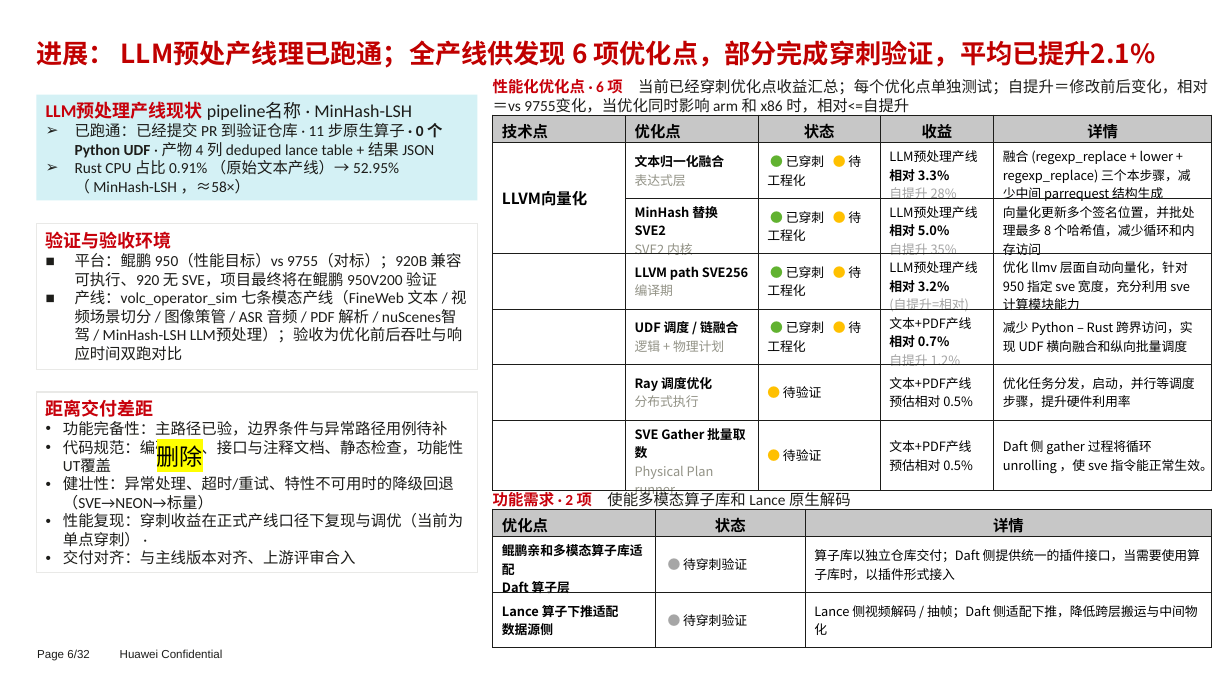
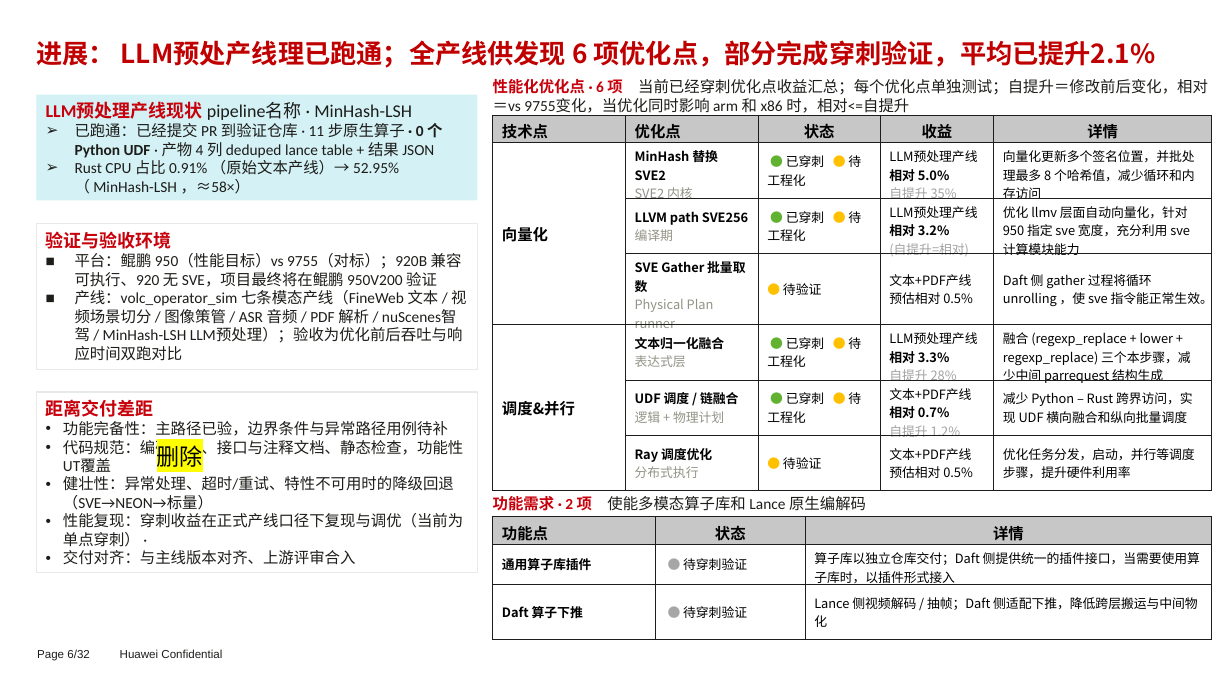
Before and after one commit to sui-zhiyuan/mindvault, a slide deck: slide 6 of slides/for_update_0928_u1.pptx. Drawn at 1232x693 pixels with LibreOffice and Linux fonts; fonts in the diff are those of the drawing; background and template pictures are left out. Boxes give left, top, right and bottom in pixels: in the first picture for what was removed or moved away, otherwise in the second. Text is boxed around its words. In the diff, an @@ line names an element or a change of style, - is before the commit and + after.

```diff
--- a/slides/for_update_0928_u1.pptx
+++ b/slides/for_update_0928_u1.pptx
@@ table at (493,115,1213,491) @@
-row 2: LLVM向量化 | 文本归一化融合 / 表达式层 | ● 已穿刺 ● 待工程化 | LLM预处理产线 / 相对 3.3% / 自提升 28% | 融合 (regexp_replace + lower + regexp_replace) 三个本步骤，减少中间 parrequest 结构生成
-row 3:  | MinHash 替换 SVE2 / SVE2 内核 | ● 已穿刺 ● 待工程化 | LLM预处理产线 / 相对 5.0% / 自提升 35% | 向量化更新多个签名位置，并批处理最多 8 个哈希值，减少循环和内存访问
+row 2: 向量化 | MinHash 替换 SVE2 / SVE2 内核 | ● 已穿刺 ● 待工程化 | LLM预处理产线 / 相对 5.0% / 自提升 35% | 向量化更新多个签名位置，并批处理最多 8 个哈希值，减少循环和内存访问
+row 4:  | SVE Gather 批量取数 / Physical Plan runner | ● 待验证 | 文本+PDF产线 / 预估相对 0.5% | Daft 侧 gather 过程将循环 unrolling ，使 sve 指令能正常生效。
+row 5: 调度&并行 | 文本归一化融合 / 表达式层 | ● 已穿刺 ● 待工程化 | LLM预处理产线 / 相对 3.3% / 自提升 28% | 融合 (regexp_replace + lower + regexp_replace) 三个本步骤，减少中间 parrequest 结构生成
-row 7:  | SVE Gather 批量取数 / Physical Plan runner | ● 待验证 | 文本+PDF产线 / 预估相对 0.5% | Daft 侧 gather 过程将循环 unrolling ，使 sve 指令能正常生效。
@@ text at (493,494,866,514): text changed @@
-功能需求 · 2 项 使能多模态算子库和 Lance 原生解码
+功能需求 · 2 项 使能多模态算子库和 Lance 原生编解码
@@ table at (493,517,1212,640) @@
-row 1, column 1: 优化点
+row 1, column 1: 功能点
-row 2, column 1: 鲲鹏亲和多模态算子库适配 / Daft 算子层
+row 2, column 1: 通用算子库插件
-row 3, column 1: Lance 算子下推适配 / 数据源侧
+row 3, column 1: Daft 算子下推
@@ table: place and size @@
-table at (493,509,1212,648)
+table at (493,517,1212,640)
```
Also in this commit, not shown: 1 other slide changed, 1 other file.
